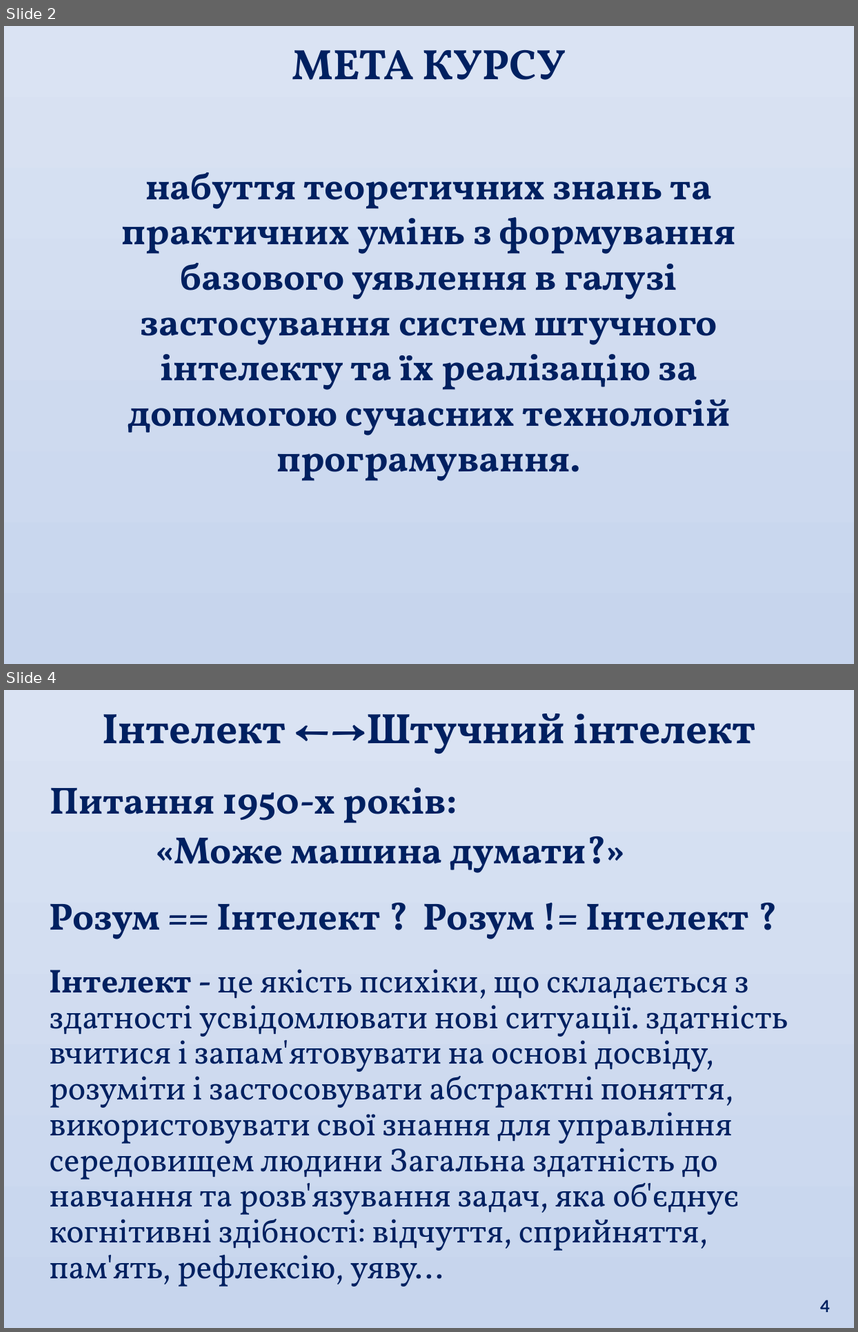
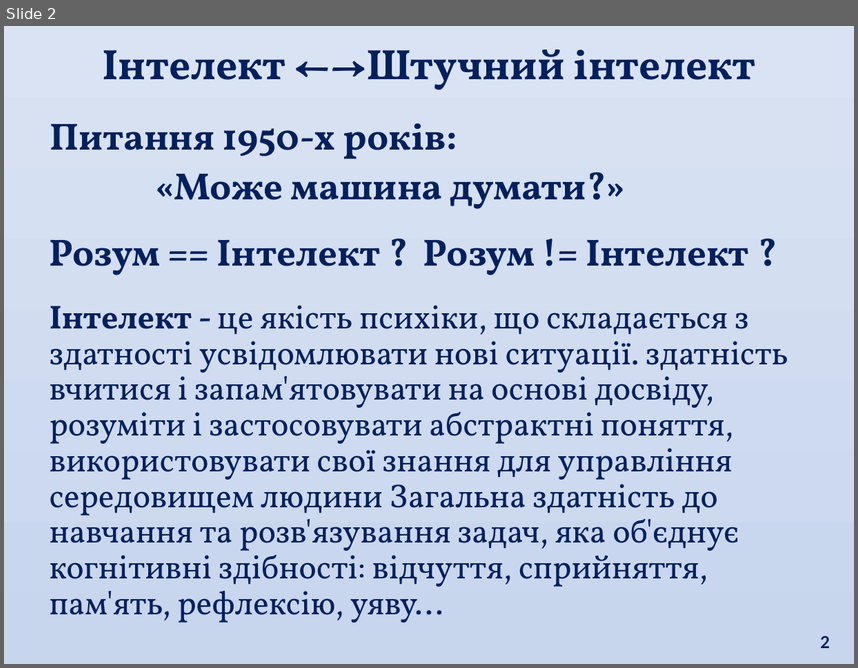
Before and after one commit to eabshkvprof/2024_AI_DL_Systems, a slide deck: Mod_01_/01_01_AI/Lec_01_01_git.pptx. Shown one above the other, each under a label of ours: slides 2 and 4 before the commit, slide 2 after it; the slides between them are not shown. The pictures are 858x1332 and 858x668 pixels, drawn with LibreOffice and Linux fonts; fonts in the diff are those of the drawing. Boxes give left, top, right and bottom in pixels: in the first picture for what was removed or moved away, otherwise in the second. Text is boxed around its words. In the diff, an @@ line names an element or a change of style, - is before the commit and + after.

```diff
--- a/Mod_01_/01_01_AI/Lec_01_01_git.pptx
+++ b/Mod_01_/01_01_AI/Lec_01_01_git.pptx
@@ slide 2 removed at [4,26,854,664], background gradient #DAE3F3 to #C7D5ED @@
@@ text removed at [292,50,566,80] @@
-МЕТА КУРСУ
@@ text removed at [122,172,736,481] @@
-набуття теоретичних знань та практичних умінь з формування базового уявлення в галузі застосування систем штучного інтелекту та їх реалізацію за допомогою сучасних технологій програмування.
@@ what was slide 4 is now slide 2 @@
@@ page number at [820,635,830,648]: text changed @@
-4
+2
```
Also in this commit, not shown: 3 slides changed, 1 other slide removed, 6 other files.
